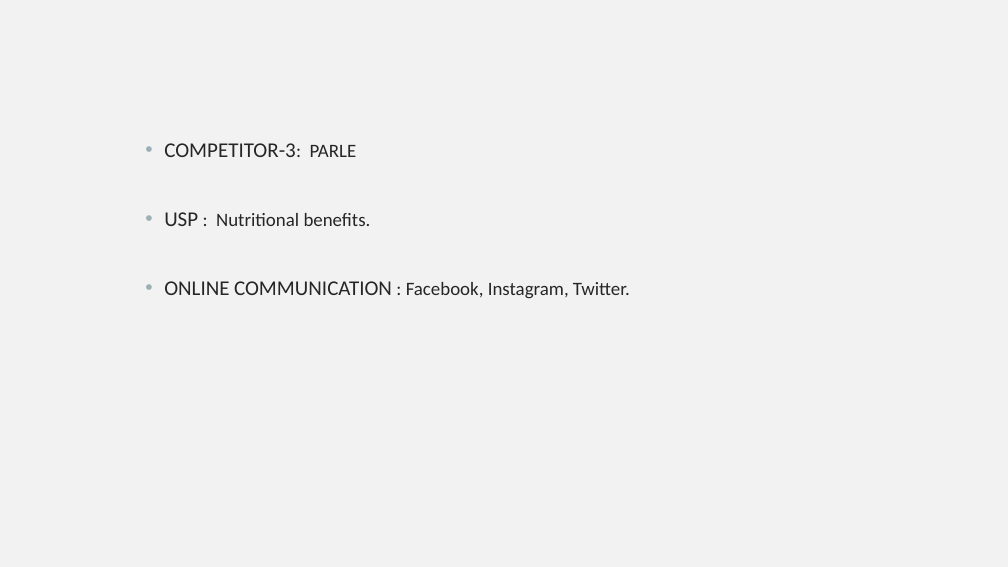
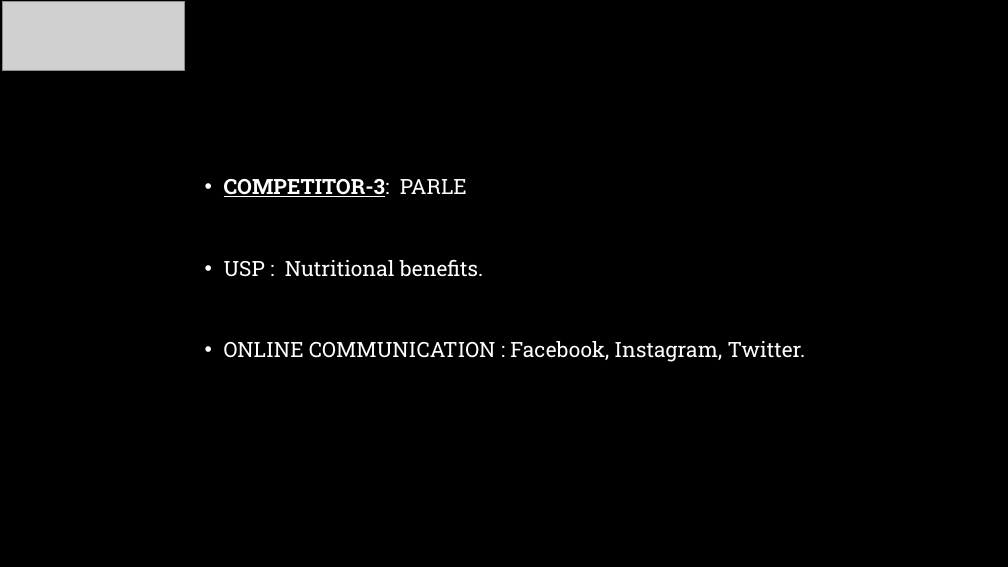
Before and after one commit to Sharfrajhyderbasha/digital-marketing-phase-2--britannia, a slide deck: slide 7 of BRITANNIA_PPT[2] susa sharfraj 1.pptx. Drawn at 1008x567 pixels with LibreOffice and Linux fonts; fonts in the diff are those of the drawing; grey boxes stand for pictures; background and template pictures are left out. Boxes give left, top, right and bottom in pixels: in the first picture for what was removed or moved away, otherwise in the second. Text is boxed around its words. In the diff, an @@ line names an element or a change of style, - is before the commit and + after.

```diff
--- a/BRITANNIA_PPT[2] susa sharfraj 1.pptx
+++ b/BRITANNIA_PPT[2] susa sharfraj 1.pptx
@@ background #F2F2F2 to picture (left out) @@
@@ picture added at <box>2,2,185,70</box> @@
@@ text "COMPETITOR-3: PARLE": place and size @@
-text "COMPETITOR-3: PARLE" at <box>164,143,630,298</box>
+text "COMPETITOR-3: PARLE" at <box>224,179,806,362</box>
@@ text "COMPETITOR-3: PARLE" at <box>224,179,806,362</box>: size 18 to 20 pt in "COMPETITOR-3: PARLE", ": Nutritional benefits.", ": Facebook, Instagram, Twitter."; font Calibri to Roboto Slab, text colour #262626 to #FFFFFF; bold on, underline on in "COMPETITOR-3:"; line spacing 1 to 1.2 @@
```
Also in this commit, not shown: 14 other slides changed, 2 slides added, 1 slide removed.
